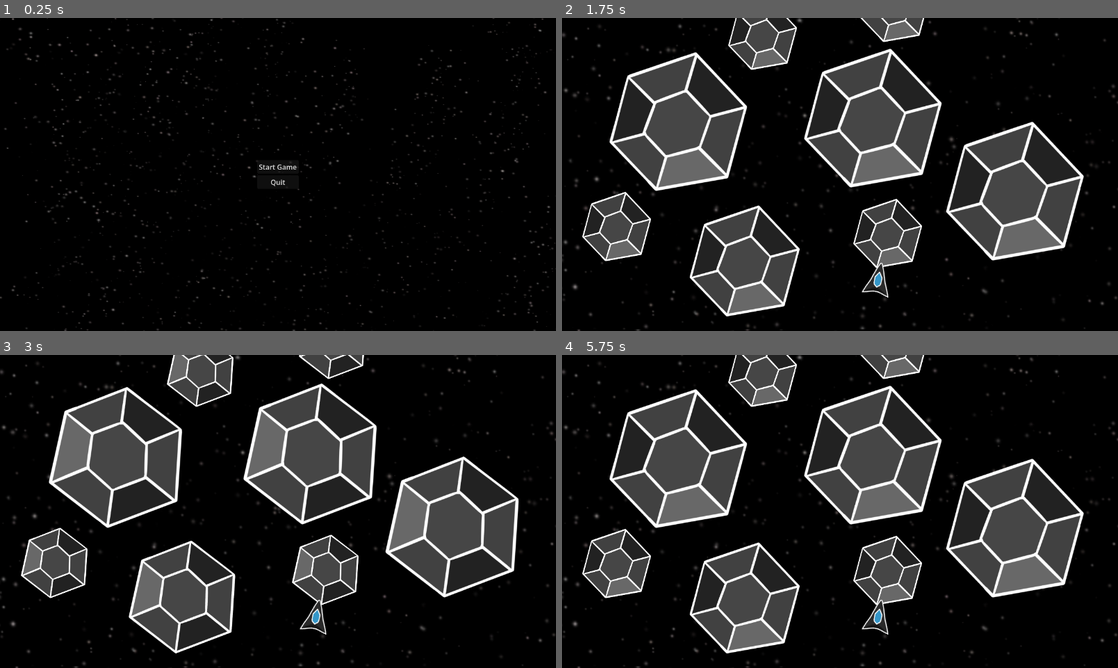
Above: before the commit, frames 1-4 (two rows, left to right).
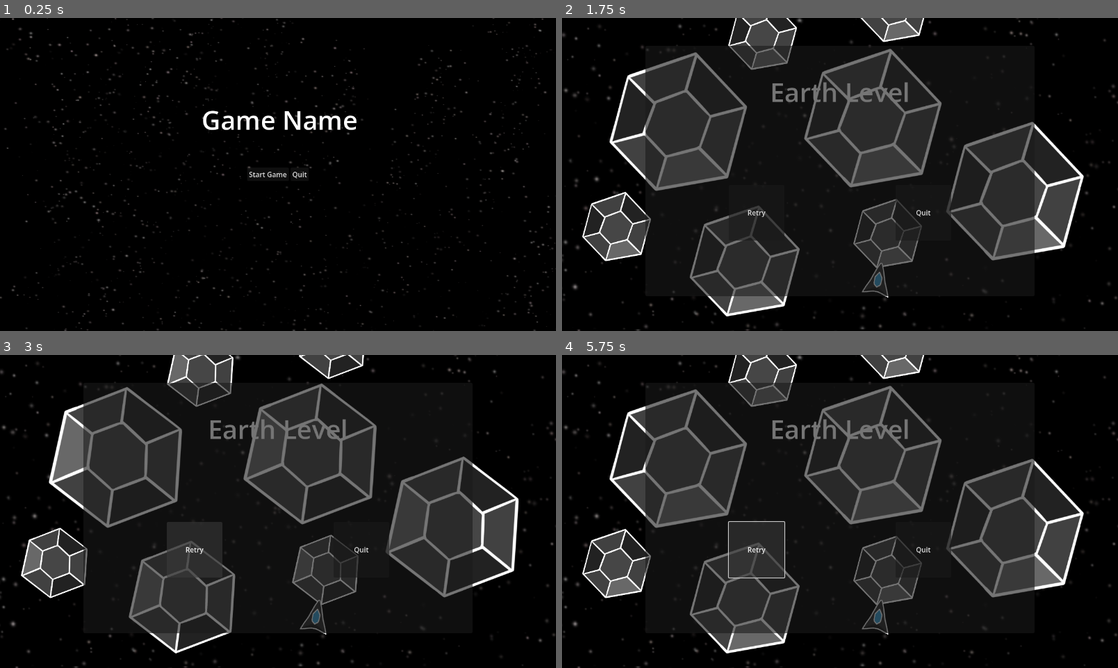
Above: after the commit, the same moments.

Repository: ANooby1890/space-shooter
Game: Godot game, scene res://scenes/rooms/main_menu.tscn
The game is run twice, just before and just after one commit, with the same random seed, the same clock (stepped at 60 frames per second) and the same inputs. Before the commit the project starts from res://scenes/main_menu.tscn.
Inputs (mouse positions are in pixels of both pictures, inside the frame that each line leads up to):
- Up to frame 1 (0.25 s): no input
- Up to frame 2 (1.75 s): click "Start Game" at 0.5 s; hold D (right) from 1.28 s (still down)
- Up to frame 3 (3 s): release D (right) at 2 s; click (194, 549) at 2 s, where only the run after the commit has a clickable "Retry"; click (194, 549) at 2.75 s, where only the run after the commit has a clickable "Retry"
- Up to frame 4 (5.75 s): click (756, 549) at 3.5 s, where only the run after the commit has a clickable "Retry"; hold Left (left) 4.28-5.03 s; hold D (right) from 5.03 s (still down)

The runs differ from the first frame. In frame 1, 0.9% of the frame differs, in the area x 36-65%, y 29-54%; in frame 2, 15%; in frame 3, 15%; in frame 4, 16%, in the area x 15-85%, y 8-89%.

Commit message:
add pause menu and some ui changes

Diff:
--- /dev/null
+++ b/scenes/Background/background.tscn
@@ -0,0 +1,9 @@
+[gd_scene format=3 uid="uid://bggpuh2olvcxx"]
+
+[ext_resource type="Texture2D" uid="uid://tremf3ig7f1j" path="res://SpaceShooterSprites/Backgrounds/background1.png" id="1_aix3q"]
+
+[node name="Background" type="Parallax2D" unique_id=1164919063]
+repeat_times = 100
+
+[node name="Sprite2D" type="Sprite2D" parent="." unique_id=210773978]
+texture = ExtResource("1_aix3q")
--- a/scenes/Backgrounds/background.tscn
+++ /dev/null
@@ -1,9 +0,0 @@
-[gd_scene format=3 uid="uid://bggpuh2olvcxx"]
-
-[ext_resource type="Texture2D" uid="uid://tremf3ig7f1j" path="res://SpaceShooterRedux/Backgrounds/background1.png" id="1_aix3q"]
-
-[node name="Background" type="Parallax2D" unique_id=1164919063]
-repeat_times = 100
-
-[node name="Sprite2D" type="Sprite2D" parent="." unique_id=210773978]
-texture = ExtResource("1_aix3q")
--- a/scenes/Foreground/Obstacles/meteor.tscn
+++ b/scenes/Foreground/Obstacles/meteor.tscn
@@ -1,7 +1,7 @@
 [gd_scene format=3 uid="uid://cxu2la4padurf"]
 
-[ext_resource type="Script" uid="uid://cs6rrldljlsr3" path="res://scenes/Foreground/Obstacles/meteor.gd" id="1_pxso2"]
-[ext_resource type="Texture2D" uid="uid://brfa44caayfpq" path="res://SpaceShooterRedux/PNG/Meteors/meteor1.png" id="1_tcwo0"]
+[ext_resource type="Script" uid="uid://cs6rrldljlsr3" path="res://scripts/Foreground/Obstacles/meteor.gd" id="1_pxso2"]
+[ext_resource type="Texture2D" uid="uid://brfa44caayfpq" path="res://SpaceShooterSprites/PNG/Meteors/meteor1.png" id="1_tcwo0"]
 
 [sub_resource type="CapsuleShape2D" id="CapsuleShape2D_pxso2"]
 radius = 276.0
--- a/scenes/Foreground/layer.tscn
+++ b/scenes/Foreground/layer.tscn
@@ -1,6 +1,6 @@
 [gd_scene format=3 uid="uid://b3j5uduj58fx3"]
 
-[ext_resource type="Script" uid="uid://cvyhw27vfoa6e" path="res://scenes/Foreground/layer.gd" id="1_lqts8"]
+[ext_resource type="Script" uid="uid://cvyhw27vfoa6e" path="res://scripts/Foreground/layer.gd" id="1_lqts8"]
 
 [node name="Layer" type="Node2D" unique_id=1436941233]
 script = ExtResource("1_lqts8")
--- a/scenes/camera_2d.tscn
+++ b/scenes/camera_2d.tscn
@@ -1,6 +1,6 @@
 [gd_scene format=3 uid="uid://b06gabo1gajjr"]
 
-[ext_resource type="Script" uid="uid://boa5scnw8xkf7" path="res://scenes/camera_2d.gd" id="1_u0e42"]
+[ext_resource type="Script" uid="uid://boa5scnw8xkf7" path="res://scripts/camera_2d.gd" id="1_u0e42"]
 
 [node name="Camera2D" type="Camera2D" unique_id=1170865184]
 script = ExtResource("1_u0e42")
--- /dev/null
+++ b/scenes/level/level.tscn
@@ -0,0 +1,123 @@
+[gd_scene format=3 uid="uid://dxon0mk8dgivo"]
+
+[ext_resource type="PackedScene" uid="uid://b3j5uduj58fx3" path="res://scenes/Foreground/layer.tscn" id="2_mx8sn"]
+[ext_resource type="PackedScene" uid="uid://cqow47bch5ocs" path="res://scenes/player.tscn" id="2_w8frs"]
+[ext_resource type="PackedScene" uid="uid://bggpuh2olvcxx" path="res://scenes/Background/background.tscn" id="3_mx8sn"]
+[ext_resource type="PackedScene" uid="uid://cxu2la4padurf" path="res://scenes/Foreground/Obstacles/meteor.tscn" id="4_2r41h"]
+[ext_resource type="PackedScene" uid="uid://b06gabo1gajjr" path="res://scenes/camera_2d.tscn" id="4_mx8sn"]
+[ext_resource type="Script" uid="uid://bwue2bnrp4hbv" path="res://scripts/level/game_overlay.gd" id="6_d4w6o"]
+
+[sub_resource type="RectangleShape2D" id="RectangleShape2D_2r41h"]
+size = Vector2(177, 2691)
+
+[node name="Level" type="Node2D" unique_id=528998893]
+
+[node name="Background" parent="." unique_id=1164919063 instance=ExtResource("3_mx8sn")]
+scale = Vector2(2, 2)
+scroll_scale = Vector2(1, 0.3)
+repeat_size = Vector2(0, 720)
+repeat_times = 30
+
+[node name="Layer1" parent="." unique_id=523679410 instance=ExtResource("2_mx8sn")]
+
+[node name="SolidMeteor" parent="Layer1" unique_id=1687464699 instance=ExtResource("4_2r41h")]
+position = Vector2(112, -504)
+
+[node name="SolidMeteor2" parent="Layer1" unique_id=1880958968 instance=ExtResource("4_2r41h")]
+position = Vector2(-216, -440)
+scale = Vector2(0.4, 0.4)
+
+[node name="SolidMeteor3" parent="Layer1" unique_id=1086246007 instance=ExtResource("4_2r41h")]
+position = Vector2(80, -768)
+scale = Vector2(0.5, 0.5)
+
+[node name="SolidMeteor7" parent="Layer1" unique_id=949580984 instance=ExtResource("4_2r41h")]
+position = Vector2(-128, -1232)
+scale = Vector2(0.5, 0.5)
+
+[node name="SolidMeteor8" parent="Layer1" unique_id=1072547369 instance=ExtResource("4_2r41h")]
+position = Vector2(280, -1280)
+scale = Vector2(0.5, 0.5)
+
+[node name="SolidMeteor12" parent="Layer1" unique_id=439846078 instance=ExtResource("4_2r41h")]
+position = Vector2(407, -600)
+scale = Vector2(0.5, 0.5)
+
+[node name="SolidMeteor9" parent="Layer1" unique_id=686650540 instance=ExtResource("4_2r41h")]
+position = Vector2(-48, -1560)
+scale = Vector2(0.5, 0.5)
+
+[node name="SolidMeteor4" parent="Layer1" unique_id=1811022972 instance=ExtResource("4_2r41h")]
+position = Vector2(-368, -760)
+scale = Vector2(0.5, 0.5)
+
+[node name="SolidMeteor5" parent="Layer1" unique_id=619901444 instance=ExtResource("4_2r41h")]
+position = Vector2(-176, -960)
+
+[node name="SolidMeteor6" parent="Layer1" unique_id=1439860424 instance=ExtResource("4_2r41h")]
+position = Vector2(128, -1024)
+
+[node name="SolidMeteor10" parent="Layer1" unique_id=1099738064 instance=ExtResource("4_2r41h")]
+position = Vector2(288, -1544)
+
+[node name="SolidMeteor11" parent="Layer1" unique_id=692973020 instance=ExtResource("4_2r41h")]
+position = Vector2(-512, -520)
+
+[node name="Player" parent="." unique_id=562159398 instance=ExtResource("2_w8frs")]
+
+[node name="Camera2D" parent="." unique_id=1170865184 node_paths=PackedStringArray("player") instance=ExtResource("4_mx8sn")]
+offset = Vector2(0, -240)
+player = NodePath("../Player")
+
+[node name="Borders" type="Node2D" parent="." unique_id=639548502]
+
+[node name="LeftBorder" type="StaticBody2D" parent="Borders" unique_id=856365432]
+
+[node name="CollisionShape2D" type="CollisionShape2D" parent="Borders/LeftBorder" unique_id=1615585664]
+position = Vector2(-704, -1281)
+shape = SubResource("RectangleShape2D_2r41h")
+
+[node name="LeftBorder2" type="StaticBody2D" parent="Borders" unique_id=8497510]
+
+[node name="CollisionShape2D" type="CollisionShape2D" parent="Borders/LeftBorder2" unique_id=1755091501]
+position = Vector2(704, -1290)
+shape = SubResource("RectangleShape2D_2r41h")
+
+[node name="GameOverlay" type="CanvasLayer" parent="." unique_id=143451477]
+script = ExtResource("6_d4w6o")
+
+[node name="Label" type="Label" parent="GameOverlay" unique_id=110541778]
+offset_left = 320.0
+offset_top = 128.0
+offset_right = 960.0
+offset_bottom = 297.0
+theme_override_font_sizes/font_size = 60
+text = "Earth Level
+"
+horizontal_alignment = 1
+vertical_alignment = 1
+
+[node name="Panel" type="Panel" parent="GameOverlay" unique_id=1879529609]
+offset_left = 192.0
+offset_top = 64.0
+offset_right = 1088.0
+offset_bottom = 640.0
+
+[node name="RetryButton" type="Button" parent="GameOverlay" unique_id=1462641147]
+offset_left = 384.0
+offset_top = 384.0
+offset_right = 512.0
+offset_bottom = 512.0
+text = "Retry"
+
+[node name="QuitButton" type="Button" parent="GameOverlay" unique_id=1315681101]
+offset_left = 768.0
+offset_top = 384.0
+offset_right = 896.0
+offset_bottom = 512.0
+text = "Quit"
+
+[connection signal="pressed" from="GameOverlay/QuitButton" to="GameOverlay" method="_on_quit_button_pressed"]
+
+[editable path="Background"]
+[editable path="Layer1"]
--- a/scenes/levels/level.tscn
+++ /dev/null
@@ -1,86 +0,0 @@
-[gd_scene format=3 uid="uid://dxon0mk8dgivo"]
-
-[ext_resource type="PackedScene" uid="uid://b3j5uduj58fx3" path="res://scenes/Foreground/layer.tscn" id="2_mx8sn"]
-[ext_resource type="PackedScene" uid="uid://cqow47bch5ocs" path="res://scenes/player.tscn" id="2_w8frs"]
-[ext_resource type="PackedScene" uid="uid://bggpuh2olvcxx" path="res://scenes/Backgrounds/background.tscn" id="3_mx8sn"]
-[ext_resource type="PackedScene" uid="uid://cxu2la4padurf" path="res://scenes/Foreground/Obstacles/meteor.tscn" id="4_2r41h"]
-[ext_resource type="PackedScene" uid="uid://b06gabo1gajjr" path="res://scenes/camera_2d.tscn" id="4_mx8sn"]
-
-[sub_resource type="RectangleShape2D" id="RectangleShape2D_2r41h"]
-size = Vector2(177, 2691)
-
-[node name="Level" type="Node2D" unique_id=528998893]
-
-[node name="Background" parent="." unique_id=1164919063 instance=ExtResource("3_mx8sn")]
-scale = Vector2(2, 2)
-scroll_scale = Vector2(1, 0.3)
-repeat_size = Vector2(0, 720)
-repeat_times = 30
-
-[node name="Layer1" parent="." unique_id=523679410 instance=ExtResource("2_mx8sn")]
-
-[node name="SolidMeteor" parent="Layer1" unique_id=1687464699 instance=ExtResource("4_2r41h")]
-position = Vector2(112, -504)
-
-[node name="SolidMeteor2" parent="Layer1" unique_id=1880958968 instance=ExtResource("4_2r41h")]
-position = Vector2(-216, -440)
-scale = Vector2(0.4, 0.4)
-
-[node name="SolidMeteor3" parent="Layer1" unique_id=1086246007 instance=ExtResource("4_2r41h")]
-position = Vector2(80, -768)
-scale = Vector2(0.5, 0.5)
-
-[node name="SolidMeteor7" parent="Layer1" unique_id=949580984 instance=ExtResource("4_2r41h")]
-position = Vector2(-128, -1232)
-scale = Vector2(0.5, 0.5)
-
-[node name="SolidMeteor8" parent="Layer1" unique_id=1072547369 instance=ExtResource("4_2r41h")]
-position = Vector2(280, -1280)
-scale = Vector2(0.5, 0.5)
-
-[node name="SolidMeteor12" parent="Layer1" unique_id=439846078 instance=ExtResource("4_2r41h")]
-position = Vector2(407, -600)
-scale = Vector2(0.5, 0.5)
-
-[node name="SolidMeteor9" parent="Layer1" unique_id=686650540 instance=ExtResource("4_2r41h")]
-position = Vector2(-48, -1560)
-scale = Vector2(0.5, 0.5)
-
-[node name="SolidMeteor4" parent="Layer1" unique_id=1811022972 instance=ExtResource("4_2r41h")]
-position = Vector2(-368, -760)
-scale = Vector2(0.5, 0.5)
-
-[node name="SolidMeteor5" parent="Layer1" unique_id=619901444 instance=ExtResource("4_2r41h")]
-position = Vector2(-176, -960)
-
-[node name="SolidMeteor6" parent="Layer1" unique_id=1439860424 instance=ExtResource("4_2r41h")]
-position = Vector2(128, -1024)
-
-[node name="SolidMeteor10" parent="Layer1" unique_id=1099738064 instance=ExtResource("4_2r41h")]
-position = Vector2(288, -1544)
-
-[node name="SolidMeteor11" parent="Layer1" unique_id=692973020 instance=ExtResource("4_2r41h")]
-position = Vector2(-512, -520)
-
-[node name="Player" parent="." unique_id=562159398 instance=ExtResource("2_w8frs")]
-
-[node name="Camera2D" parent="." unique_id=1170865184 node_paths=PackedStringArray("player") instance=ExtResource("4_mx8sn")]
-offset = Vector2(0, -240)
-player = NodePath("../Player")
-
-[node name="Borders" type="Node2D" parent="." unique_id=639548502]
-
-[node name="LeftBorder" type="StaticBody2D" parent="Borders" unique_id=856365432]
-
-[node name="CollisionShape2D" type="CollisionShape2D" parent="Borders/LeftBorder" unique_id=1615585664]
-position = Vector2(-704, -1281)
-shape = SubResource("RectangleShape2D_2r41h")
-
-[node name="LeftBorder2" type="StaticBody2D" parent="Borders" unique_id=8497510]
-
-[node name="CollisionShape2D" type="CollisionShape2D" parent="Borders/LeftBorder2" unique_id=1755091501]
-position = Vector2(704, -1290)
-shape = SubResource("RectangleShape2D_2r41h")
-
-[editable path="Background"]
-[editable path="Layer1"]
--- a/scenes/main_menu.gd
+++ /dev/null
@@ -1,16 +0,0 @@
-extends Control
-
-
-# Called when the node enters the scene tree for the first time.
-func _ready() -> void:
-	pass # Replace with function body.
-
-
-# Called every frame. 'delta' is the elapsed time since the previous frame.
-func _process(delta: float) -> void:
-	pass
-
-
-func _on_start_button_pressed() -> void:
-	# Replace the path below with the actual path to your game's first level
-	get_tree().change_scene_to_file("res://scenes/levels/level.tscn")
--- a/scenes/main_menu.tscn
+++ /dev/null
@@ -1,42 +0,0 @@
-[gd_scene format=3 uid="uid://2yvq6yiiep7y"]
-
-[ext_resource type="Script" uid="uid://38s3dlwmc6i1" path="res://scenes/main_menu.gd" id="1_ekxnf"]
-[ext_resource type="Texture2D" uid="uid://tremf3ig7f1j" path="res://SpaceShooterRedux/Backgrounds/background1.png" id="1_l6cm7"]
-
-[node name="MainMenu" type="Control" unique_id=1321718083]
-layout_mode = 3
-anchors_preset = 15
-anchor_right = 1.0
-anchor_bottom = 1.0
-grow_horizontal = 2
-grow_vertical = 2
-script = ExtResource("1_ekxnf")
-
-[node name="ColorRect" type="TextureRect" parent="." unique_id=1127100974]
-layout_mode = 0
-offset_right = 1288.0
-offset_bottom = 728.0
-texture = ExtResource("1_l6cm7")
-
-[node name="CenterContainer" type="CenterContainer" parent="." unique_id=1568220491]
-layout_mode = 1
-anchors_preset = 15
-anchor_right = 1.0
-anchor_bottom = 1.0
-grow_horizontal = 2
-grow_vertical = 2
-
-[node name="VBoxContainer" type="VBoxContainer" parent="CenterContainer" unique_id=1182821967]
-layout_mode = 2
-
-[node name="StartButton" type="Button" parent="CenterContainer/VBoxContainer" unique_id=293340843]
-layout_mode = 2
-text = "Start Game
-"
-
-[node name="QuitButton" type="Button" parent="CenterContainer/VBoxContainer" unique_id=731556297]
-layout_mode = 2
-text = "Quit
-"
-
-[connection signal="pressed" from="CenterContainer/VBoxContainer/StartButton" to="." method="_on_start_button_pressed"]
--- a/scenes/player.gd
+++ /dev/null
@@ -1,47 +0,0 @@
-extends CharacterBody2D
-
-@export var speedY := 400
-@export var speedX := 300
-@export var godmode := false
-
-var gameOver = false
-
-func _ready() -> void:
-	pass
-
-# CHANGED: Moved from _process to _physics_process for accurate physics calculations
-func _physics_process(delta: float) -> void:
-	if not gameOver:
-		var direction = Input.get_axis("left", "right")
-
-		# 1. Direct assignment to the built-in velocity vector
-		velocity = Vector2(direction * speedX, -speedY)
-
-		# 2. Move using Godot's standard physics (it handles delta automatically!)
-		move_and_slide()
-
-		# Handle visual sprite rotation based on direction, not hardcoded keys ---
-		if direction > 0 and $PlayerImage.rotation < 0.2:
-			# Moving Right
-			$PlayerImage.rotation += 1 * delta
-		elif direction < 0 and $PlayerImage.rotation > -0.2:
-			# Moving Left
-			$PlayerImage.rotation -= 1 * delta
-		elif direction == 0:
-			# No horizontal input: Return to center
-			if $PlayerImage.rotation < 0:
-				$PlayerImage.rotation += 1 * delta
-				# Prevent overshooting past 0
-				if $PlayerImage.rotation > 0: $PlayerImage.rotation = 0
-			elif $PlayerImage.rotation > 0:
-				$PlayerImage.rotation -= 1 * delta
-				# Prevent overshooting past 0
-				if $PlayerImage.rotation < 0: $PlayerImage.rotation = 0
-
-		# Old move_and_collide check replaced with Godot's slide collision check
-		if get_slide_collision_count() > 0 and not godmode:
-			var collision_info = get_slide_collision(0) # Get the first collision
-			var collider = collision_info.get_collider()
-			if collider is Obstacle:
-				print("Physics movement hit a obstacle! Object name: ", collider.name)
-				gameOver = true
--- a/scenes/player.tscn
+++ b/scenes/player.tscn
@@ -1,7 +1,7 @@
 [gd_scene format=3 uid="uid://cqow47bch5ocs"]
 
-[ext_resource type="Script" uid="uid://w3q520kfcpfr" path="res://scenes/player.gd" id="1_req00"]
-[ext_resource type="Texture2D" uid="uid://b1f1fgeqx6l05" path="res://SpaceShooterRedux/PNG/ship1.png" id="2_g2els"]
+[ext_resource type="Script" uid="uid://w3q520kfcpfr" path="res://scripts/player.gd" id="1_req00"]
+[ext_resource type="Texture2D" uid="uid://b1f1fgeqx6l05" path="res://SpaceShooterSprites/PNG/ship1.png" id="2_g2els"]
 
 [node name="Player" type="CharacterBody2D" unique_id=1001688488]
 script = ExtResource("1_req00")
--- /dev/null
+++ b/scenes/rooms/main_menu.tscn
@@ -0,0 +1,54 @@
+[gd_scene format=3 uid="uid://2yvq6yiiep7y"]
+
+[ext_resource type="Script" uid="uid://38s3dlwmc6i1" path="res://scripts/rooms/main_menu.gd" id="1_ekxnf"]
+[ext_resource type="Texture2D" uid="uid://tremf3ig7f1j" path="res://SpaceShooterSprites/Backgrounds/background1.png" id="1_l6cm7"]
+
+[node name="MainMenu" type="Control" unique_id=1321718083]
+layout_mode = 3
+anchors_preset = 15
+anchor_right = 1.0
+anchor_bottom = 1.0
+grow_horizontal = 2
+grow_vertical = 2
+script = ExtResource("1_ekxnf")
+
+[node name="ColorRect" type="TextureRect" parent="." unique_id=1127100974]
+layout_mode = 0
+offset_right = 1288.0
+offset_bottom = 728.0
+texture = ExtResource("1_l6cm7")
+
+[node name="Label" type="Label" parent="." unique_id=1315582843]
+layout_mode = 0
+offset_left = 464.0
+offset_top = 192.0
+offset_right = 823.0
+offset_bottom = 275.0
+theme_override_font_sizes/font_size = 60
+text = "Game Name"
+horizontal_alignment = 1
+vertical_alignment = 1
+
+[node name="CenterContainer" type="CenterContainer" parent="." unique_id=1568220491]
+layout_mode = 1
+anchors_preset = 15
+anchor_right = 1.0
+anchor_bottom = 1.0
+grow_horizontal = 2
+grow_vertical = 2
+
+[node name="HBoxContainer" type="HBoxContainer" parent="CenterContainer" unique_id=613897124]
+layout_mode = 2
+
+[node name="StartButton" type="Button" parent="CenterContainer/HBoxContainer" unique_id=293340843]
+layout_mode = 2
+text = "Start Game
+"
+
+[node name="QuitButton" type="Button" parent="CenterContainer/HBoxContainer" unique_id=731556297]
+layout_mode = 2
+text = "Quit
+"
+
+[connection signal="pressed" from="CenterContainer/HBoxContainer/StartButton" to="." method="_on_start_button_pressed"]
+[connection signal="pressed" from="CenterContainer/HBoxContainer/QuitButton" to="." method="_on_quit_button_pressed"]
--- /dev/null
+++ b/scripts/level/game_overlay.gd
@@ -0,0 +1,17 @@
+extends CanvasLayer
+
+
+# Called when the node enters the scene tree for the first time.
+func _ready() -> void:
+	self.hide()
+
+
+# Called every frame. 'delta' is the elapsed time since the previous frame.
+func _process(_delta: float) -> void:
+	pass
+
+func game_paused():
+	self.show()
+
+func _on_quit_button_pressed() -> void:
+		get_tree().change_scene_to_file("res://scenes/rooms/main_menu.tscn")
--- /dev/null
+++ b/scripts/player.gd
@@ -0,0 +1,48 @@
+extends CharacterBody2D
+
+@export var speedY := 400
+@export var speedX := 300
+@export var godmode := false
+
+var dead = false
+
+func _ready() -> void:
+	pass
+
+# CHANGED: Moved from _process to _physics_process for accurate physics calculations
+func _physics_process(delta: float) -> void:
+	if not dead:
+		var direction = Input.get_axis("left", "right")
+
+		# 1. Direct assignment to the built-in velocity vector
+		velocity = Vector2(direction * speedX, -speedY)
+
+		# 2. Move using Godot's standard physics (it handles delta automatically!)
+		move_and_slide()
+
+		# Handle visual sprite rotation based on direction, not hardcoded keys ---
+		if direction > 0 and $PlayerImage.rotation < 0.2:
+			# Moving Right
+			$PlayerImage.rotation += 1 * delta
+		elif direction < 0 and $PlayerImage.rotation > -0.2:
+			# Moving Left
+			$PlayerImage.rotation -= 1 * delta
+		elif direction == 0:
+			# No horizontal input: Return to center
+			if $PlayerImage.rotation < 0:
+				$PlayerImage.rotation += 1 * delta
+				# Prevent overshooting past 0
+				if $PlayerImage.rotation > 0: $PlayerImage.rotation = 0
+			elif $PlayerImage.rotation > 0:
+				$PlayerImage.rotation -= 1 * delta
+				# Prevent overshooting past 0
+				if $PlayerImage.rotation < 0: $PlayerImage.rotation = 0
+
+		# Old move_and_collide check replaced with Godot's slide collision check
+		if get_slide_collision_count() > 0 and not godmode:
+			var collision_info = get_slide_collision(0) # Get the first collision
+			var collider = collision_info.get_collider()
+			if collider is Obstacle:
+				print("Physics movement hit a obstacle! Object name: ", collider.name)
+				dead = true
+				get_node("../GameOverlay").game_paused()
--- /dev/null
+++ b/scripts/rooms/main_menu.gd
@@ -0,0 +1,20 @@
+extends Control
+
+
+# Called when the node enters the scene tree for the first time.
+func _ready() -> void:
+	pass # Replace with function body.
+
+
+# Called every frame. 'delta' is the elapsed time since the previous frame.
+func _process(_delta: float) -> void:
+	pass
+
+
+func _on_start_button_pressed() -> void:
+	# Replace the path below with the actual path to your game's first level
+	get_tree().change_scene_to_file("res://scenes/level/level.tscn")
+
+
+func _on_quit_button_pressed() -> void:
+	get_tree().quit()
Not shown, removed: SpaceShooterRedux/Backgrounds/background1.png.import
Binary file removed: SpaceShooterRedux/Backgrounds/black.png
Not shown, removed: SpaceShooterRedux/Backgrounds/black.png.import
Binary file removed: SpaceShooterRedux/Backgrounds/blue.png
Not shown, removed: SpaceShooterRedux/Backgrounds/blue.png.import
Binary file removed: SpaceShooterRedux/Backgrounds/darkPurple.png
Not shown, removed: SpaceShooterRedux/Backgrounds/darkPurple.png.import
Binary file removed: SpaceShooterRedux/Backgrounds/purple.png
Not shown, removed: SpaceShooterRedux/Backgrounds/purple.png.import
Not shown, removed: SpaceShooterRedux/Bonus/kenvector_future.ttf.import
Not shown, removed: SpaceShooterRedux/Bonus/kenvector_future_thin.ttf.import
Not shown, removed: SpaceShooterRedux/Bonus/sfx_laser1.ogg.import
(and 922 more such lines)
